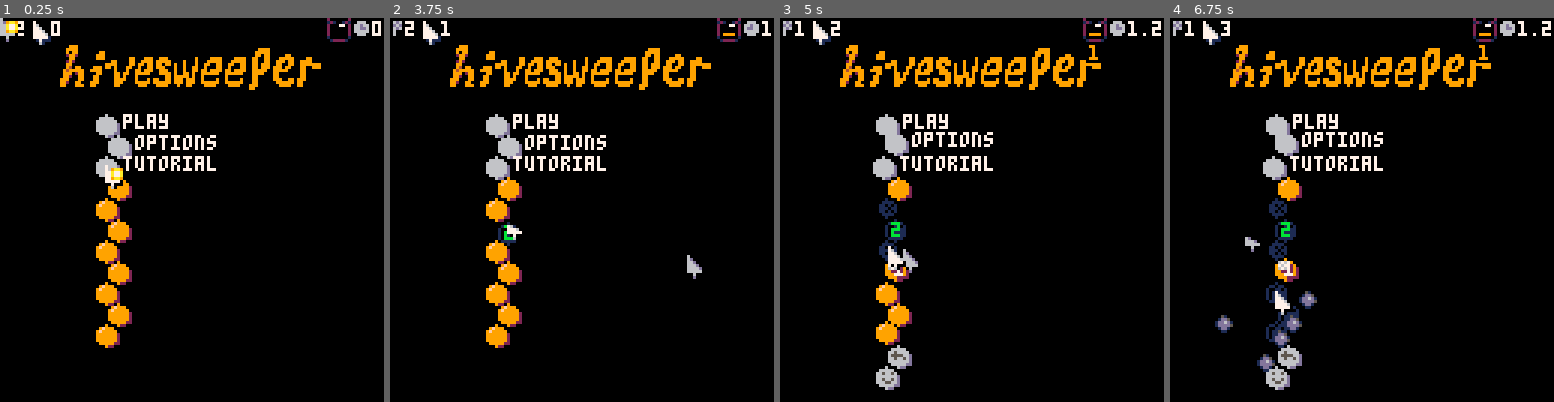
Above: before the commit, frames 1-4 (left to right).
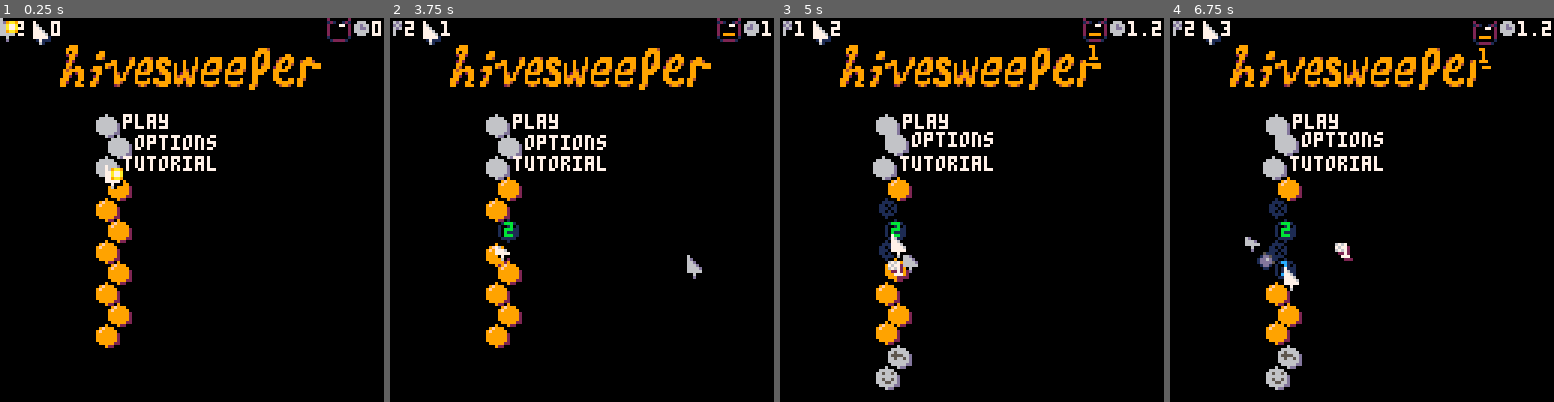
Above: after the commit, the same moments.

Repository: seaspaces27/hivesweeper-p8
Game: PICO-8 cartridge hivesweeper.p8
The game is run twice, just before and just after one commit, with the same random seed, the same clock (stepped at 60 frames per second) and the same inputs.
Inputs (mouse positions are in pixels of both pictures, inside the frame that each line leads up to):
- Up to frame 1 (0.25 s): no input
- Up to frame 2 (3.75 s): tap X (X key) at 0.33, 1.07, 1.85, 2.97 s; click (670, 121) at 0.67 s; tap O (Z key) at 0.7, 1.7, 2.1, 2.5, 2.9, 3.3, 3.7 s; click (436, 267) at 1.22 s; hold Right 1.6-2.1 s; click (497, 114) at 1.77 s; hold Up 2.15-2.42 s; click (562, 259) at 2.32 s; hold Right 2.47-3.03 s; click (624, 106) at 2.87 s; hold Left 3.08-3.58 s; click (685, 256) at 3.42 s; hold Down from 3.63 s (still down)
- Up to frame 3 (5 s): release Down at 3.97 s; click (841, 102) at 3.97 s; hold Right 4.02-4.68 s; tap X (X key) at 4.08 s; tap O (Z key) at 4.1, 4.5, 4.9 s; click (902, 248) at 4.52 s; hold Up from 4.73 s (still down)
- Up to frame 4 (6.75 s): release Up at 5.03 s; click (1354, 94) at 5.07 s; hold Left 5.08-5.68 s; tap X (X key) at 5.2, 6.32 s; tap O (Z key) every 0.4 s from 5.3 to 6.5 s; click (1419, 244) at 5.62 s; hold Down 5.73-6.03 s; hold Right 6.08-6.58 s; click (1481, 90) at 6.17 s; hold Right from 6.63 s (still down); click (1246, 236) at 6.72 s

The runs differ from the first frame. In frame 1, 0.3% of the frame differs, in the area x 23-83%, y 7-18%; in frame 2, 0.7%; in frame 3, 0.5%; in frame 4, 2.7%, in the area x 3-86%, y 0-93%.

Commit message:
grasshopper prototype

Diff:
--- a/hivesweeper.p8
+++ b/hivesweeper.p8
@@ -8,6 +8,7 @@
  unopened=0 total_bees=0
  titlecards={}
  plrs={1,0,0,0,0,0,0,0}
+ ents={}
  init_menu()
 end
 
@@ -48,9 +49,11 @@
   new_hive(3,3,0)honeyjar.ui_pos=false
   hidden[1]=true
   hidden[7]=true
-  players[1].no_inp=true
-  players[1].togo=1
-  players[1].id=1
+  if #players>0 then
+	  players[1].no_inp=true
+	  players[1].togo=1
+	  players[1].id=1
+  end
   s.tut_frame=0
   numbers[5]=1
   new_titlecard("get honey",90,-1)
@@ -362,6 +365,13 @@
  --pm=stat(34)==1
  --prm=stat(34)==1
  --update plr inputs
+ for i=1,#ents do
+  local e=ents[i]
+  if #titlecards==0 and not transition.active then
+  	e:upd()
+  end
+ end
+
  for i=1,#players do
   local plr=players[i]
   if #titlecards==0 and not transition.active then
@@ -561,9 +571,12 @@
  end
  for i=#hblobs,1,-1 do
   hblobs[i]:drw_outline()
- end
- for i=#hblobs,1,-1 do
+ end for i=#hblobs,1,-1 do
   hblobs[i]:drw()
+ end
+ --draw entities
+ for i=1,#ents do
+  ents[i]:drw()
  end
  --draw ui
  ui_draw()
@@ -768,11 +781,18 @@
 	new_cell().act="again"
 end
 
-function neighbours(id)
+function neighbours(id,range,outer)
  local dirs={"tl","tr","l","r","bl","br"}
  local adj={}
+ range=range or 1
  for i=1,#dirs do
-  add(adj,transpose(id,dirs[i]))
+  local n_id=transpose(id,dirs[i])
+  if range>1 then
+   for j=1,range-1 do
+    n_id=transpose(n_id,dirs[i])
+   end
+  end
+  add(adj,n_id)
  end
  return adj
 end
@@ -804,7 +824,7 @@
    return n_id
   end
  end
- --return id
+ return id
 end
 
 function open_cell(i,plr)
@@ -1315,6 +1335,43 @@
 	end
 	return plr
 end
+-->8
+--objects
+
+function add_hopper(id)
+ local e={}e.id=id
+ e.togo=e.id
+ e.x=hives_screen_pos[e.id][1]
+ e.y=hives_screen_pos[e.id][2]
+ e.side=ceil(rnd(1))==1
+ e.t=0
+ e.move=function(s)
+	 s.id=min(s.id,#hives_screen_pos)
+		local cell=hives_screen_pos[s.id]
+		s.x=lerp(s.x,cell[1],.35) //.4
+		s.y=lerp(s.y,cell[2],.35) //.4
+	end
+ e.upd=function(s)
+  e:move()
+  s.t+=1
+  if(revealed[s.id] and s.t>=240)or
+  not revealed[s.id] and s.t>=60 then --hop
+   s.t=0
+   local adj=neighbours(s.id,2)
+   s.togo=rnd(adj)
+   if s.id~=s.togo then
+    s.id=s.togo
+    sfx(6,-1,0,3)
+   end
+  end
+ end
+ e.drw=function(s)
+  local oy=hives_screen_pos[s.id].temp_press and 1 or 0
+  spr(56,s.x,s.y+oy,1,1,s.side==0 and true)
+ end
+ add(ents,e)
+ return e
+end
 
 
 
Not shown, changed: 19 lines of the sprite sheet (__gfx__) section of hivesweeper.p8
Not shown, changed: the sound effects (__sfx__) section of hivesweeper.p8
